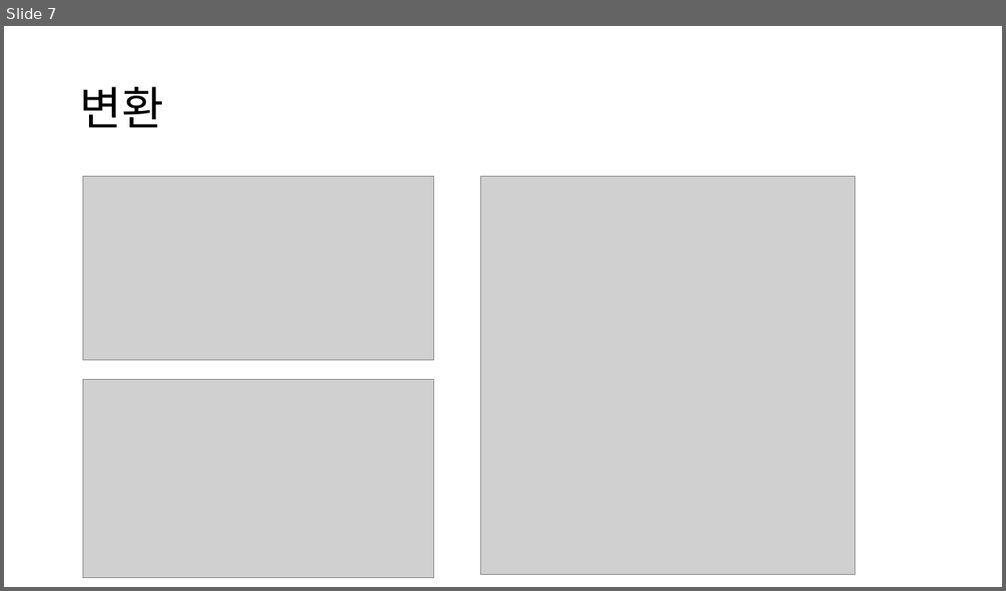
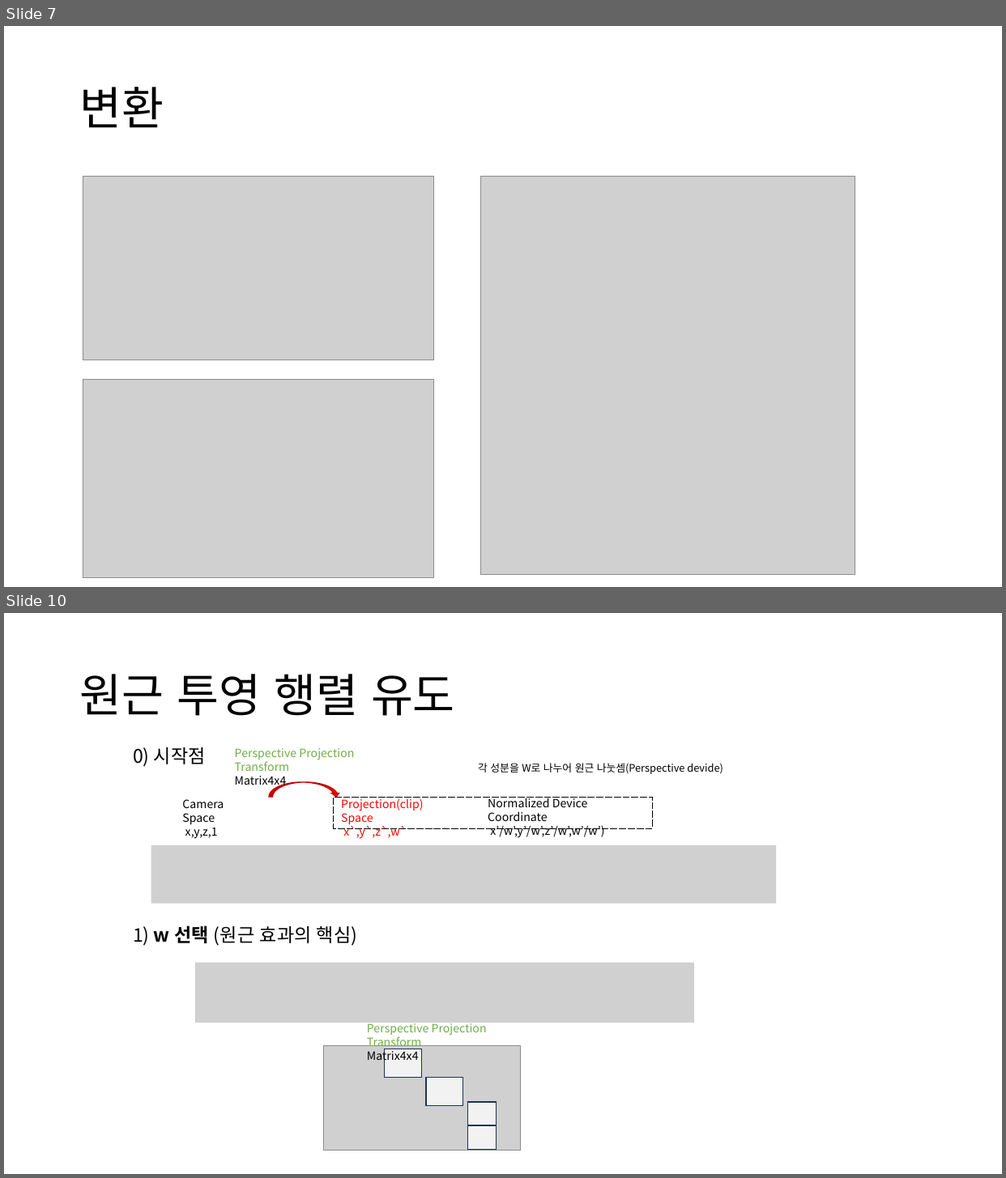
Before and after one commit to ldw9981/D3D11_Tutorial, a slide deck: Documents/03-Transform.pptx. Shown one above the other, each under a label of ours: slide 7 before the commit, slides 7 and 10 after it; the slides between them are not shown. The pictures are 1006x591 and 1006x1178 pixels, drawn with LibreOffice and Linux fonts; fonts in the diff are those of the drawing; grey boxes stand for pictures. Boxes give left, top, right and bottom in pixels: in the first picture for what was removed or moved away, otherwise in the second. Text is boxed around its words. In the diff, an @@ line names an element or a change of style, - is before the commit and + after.

```diff
--- a/Documents/03-Transform.pptx
+++ b/Documents/03-Transform.pptx
@@ slide 10 added at bbox=[4, 613, 1002, 1174], background #FFFFFF @@
@@ title added at bbox=[80, 674, 455, 716], 44 pt, text #000000 @@
+원근 투영 행렬 유도
@@ text added at bbox=[133, 747, 206, 767], 18 pt, text #000000 @@
+0) 시작점
@@ text added at bbox=[235, 748, 354, 788], 11 pt, text #70AD47 @@
+Perspective Projection Transform
+Matrix4x4
@@ curved down arrow added at bbox=[269, 782, 340, 797], fill #FF0000, outline #C00000 1 pt @@
@@ text added at bbox=[478, 763, 723, 774], 10 pt, text #000000 @@
+각 성분을 W로 나누어 원근 나눗셈(Perspective devide)
@@ text added at bbox=[182, 799, 224, 839], 11 pt, text #000000 @@
+Camera Space
+x,y,z,1
@@ rectangle added at bbox=[334, 797, 652, 828], outline #000000 0.75 pt dashed @@
@@ text added at bbox=[341, 797, 423, 839], 11 pt, text #FF0000 @@
+Projection(clip) Space
+x`,y`,z`,w`
@@ text added at bbox=[488, 797, 604, 838], 11 pt, text #000000 @@
+Normalized Device Coordinate
+x’/w’,y’/w’,z’/w’,w’/w’)
@@ picture added at bbox=[151, 845, 777, 905] @@
@@ text added at bbox=[133, 926, 357, 946], 18 pt, text #000000 @@
+1) w 선택 (원근 효과의 핵심)
@@ picture added at bbox=[195, 963, 694, 1023] @@
@@ text added at bbox=[367, 1021, 487, 1063], 11 pt, text #70AD47 @@
+Perspective Projection Transform
+Matrix4x4
@@ picture added at bbox=[324, 1046, 521, 1151] @@
@@ rectangle added at bbox=[385, 1050, 421, 1078], fill #F2F2F2, outline #1E3256 1 pt @@
@@ rectangle added at bbox=[426, 1078, 463, 1106], fill #F2F2F2, outline #1E3256 1 pt @@
@@ rectangle added at bbox=[467, 1102, 496, 1126], fill #F2F2F2, outline #1E3256 1 pt @@
@@ rectangle added at bbox=[467, 1127, 496, 1150], fill #F2F2F2, outline #1E3256 1 pt @@
```
Also in this commit, not shown: 4 slides changed, 2 other slides added, 1 other file.
